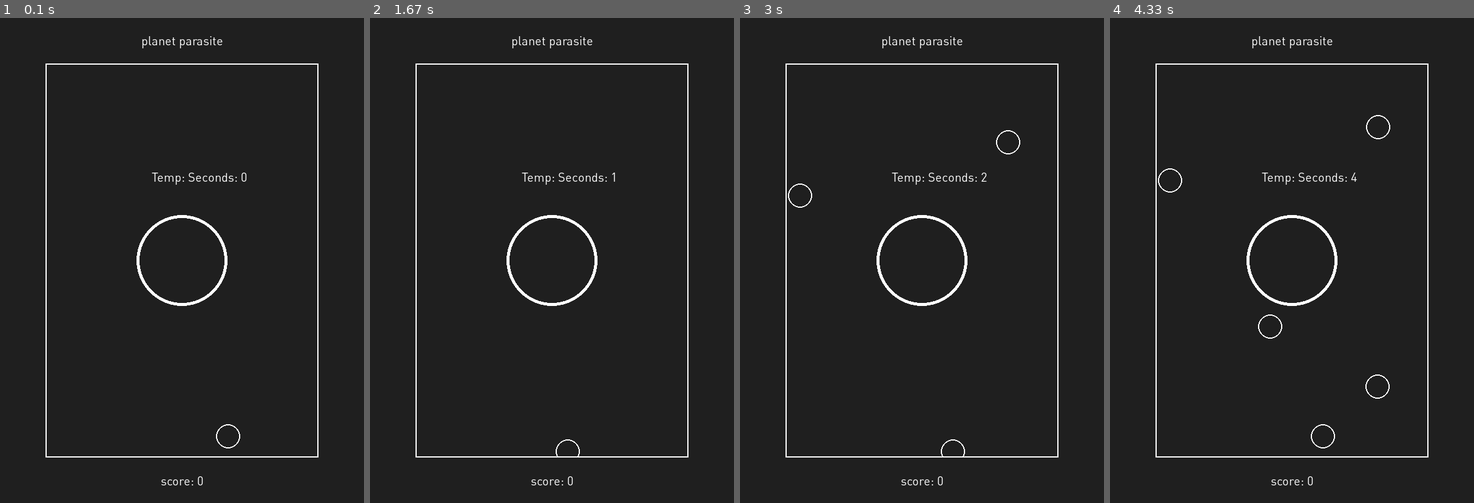
Above: before the commit, frames 1-4 (left to right).
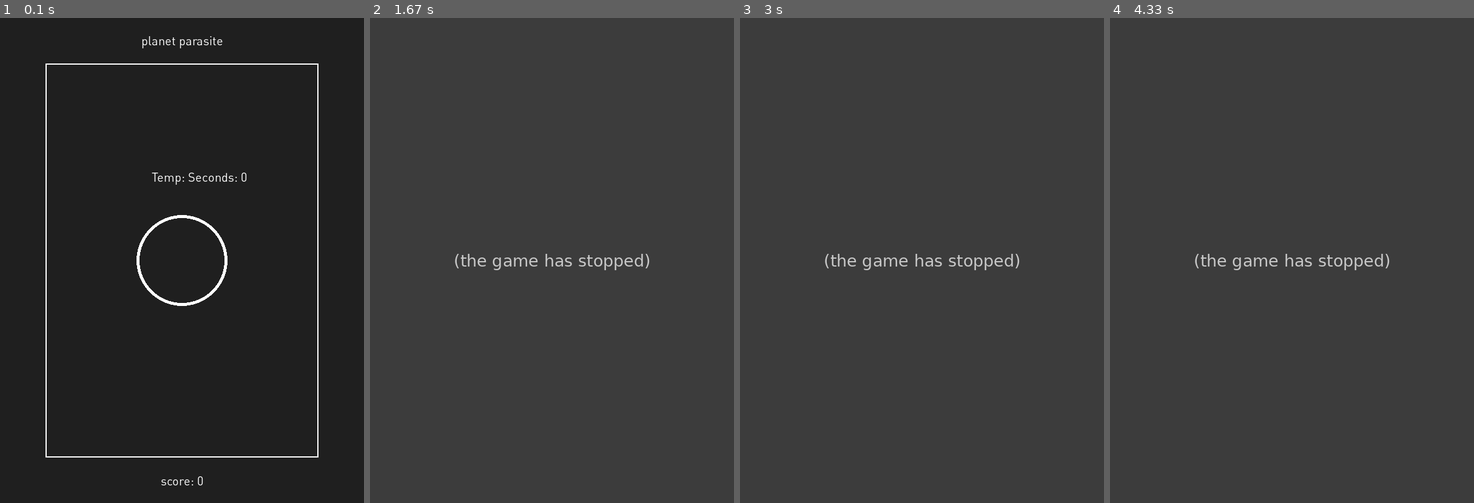
Above: after the commit, the same moments.

Repository: selenazhen/planetParasite
Game: pygame game, started from Game.py
The game is run twice, just before and just after one commit, with the same random seed, the same clock (stepped at 60 frames per second) and the same inputs.
Inputs:
- Up to frame 1 (0.1 s): no input
- Up to frame 2 (1.67 s): hold Left 0.33-0.87 s; hold Down 0.9-1.2 s; hold Left 1.23-1.63 s
- Up to frame 3 (3 s): hold Up 1.67-2.03 s; hold Right 2.07-2.7 s; hold Down from 2.73 s (still down)
- Up to frame 4 (4.33 s): release Down at 3.1 s; hold Left 3.13-3.6 s; hold Right 3.63-4.1 s; hold Up from 4.13 s (still down)

The runs differ from the first frame. In frame 1, less than 0.1% of the frame differs, in the area x 59-66%, y 83-89%; in frame 2, 100%, in the area x 0-100%, y 0-100%; in frame 3, 100%; in frame 4, 100%.
Error after the commit: NameError: name 'planet' is not defined (pygamegame.py line 88); the game stopped at 0.33 s (later frames are placeholders)

Commit message:
trying to fix planets

Diff:
--- a/Game.py
+++ b/Game.py
@@ -1,6 +1,6 @@
 import pygame
 from pygamegame import PygameGame
-from Planet import Planet, planetCoords
+from Planet import Planet, planetCoordsX, planetCoordsY
 import random
 
 
@@ -16,9 +16,10 @@
 class Game(PygameGame):
     def init(self):
         pass
+
     def __init__(self, w,h):
         super().__init__()
-        self.planetList = [ ]
+        self.planetList = pygame.sprite.Group()
 
     def keyPressed(self, code, mod):
         pass
@@ -26,12 +27,10 @@
     def timerFired(self, dt):
         pass
 
+    # def run(self):
+    #     super().__init__()
+
     def redrawAll(self, screen):
-
-        if self.frameCount % 50 == 0:
-            planet = planetCoords()
-            self.planetList.append(planet)
-
         w,h,m = self.width,self.height,self.margin
         basicfont = pygame.font.Font("DINPro.otf", 20)
         textScore = basicfont.render('score: %d' % (self.score), True, WHITE)
@@ -44,9 +43,17 @@
         pygame.draw.circle(screen, WHITE,(self.parasiteX,self.parasiteY),
                             m, 5) #testing circle
 
-        for planet in self.planetList:
-            pygame.draw.circle(screen, WHITE,(planet[0],planet[1]),
-                            w//30, 2) #making planets
+        pCoordsX = planetCoordsX()
+        pCoordsY = planetCoordsY()
+        planet = Planet(pCoordsX, pCoordsY)
+
+        if self.frameCount % 50 == 0:
+            self.planetList.add(planet)
+            print ('updating')
+            print (self.planetList)
+
+        self.planetList.update()
+        self.planetList.draw(screen)
 
         pygame.draw.rect(screen, CHARCOAL,(0, 0, w, m)) #border top rect
         pygame.draw.rect(screen, CHARCOAL,(0, 0, m, h)) #border bottom rect
--- a/Planet.py
+++ b/Planet.py
@@ -15,29 +15,42 @@
 WHITE = (255,255,255)
 BLACK = (0,0,0)
 
-
-
 class Planet(pygame.sprite.Sprite):
-    # def init():
-        # image = None
-    def __init__(self, x, y):
+    def __init__(self,x,y):
+        # Call the parent class (Sprite) constructor
         super().__init__()
         self.x = x
         self.y = y
-        # self.image = image
-        image = pygame.Surface((planetSize, planetSize), pygame.SRCALPHA)
-        pygame.draw.circle(image, WHITE,(self.x,self.y),
+        self.image = pygame.Surface((planetSize, planetSize), pygame.SRCALPHA)
+        self.rect = self.image.get_rect() #Fetch the rectangle object that
+                                            #has the dimensions of the image.
+
+    def moveLeft(self):
+        self.x -= 10
+        print (self.x,self.y)
+
+    def moveRight(self):
+        self.x += 10
+        print (self.x,self.y)
+
+    def moveUp(self):
+        self.y -= 10
+        print (self.x,self.y)
+
+    def moveDown(self):
+        self.y += 10
+        print (self.x,self.y)
+
+    def draw(self,screen,pCoordsX,pCoordsY): #call draw to show circles
+        pygame.draw.circle(screen, WHITE,(pCoordsX,pCoordsY),
                             planetSize, 5) #testing circle
 
-def planetCoords(): #make a random planet and random size
-    # planet = Planet(0,0) #assigning class
-    # planet = (x,y)
 
-    # planet.x = random.randrange(planetSize, screenWidth - planetSize)
-    # planet.y = random.randrange(planetSize, screenHeight - planetSize)
+def planetCoordsX(): #make a random planet and random size
 
     x = random.randrange(planetSize, screenWidth - planetSize)
+    return x
+
+def planetCoordsY():
     y = random.randrange(planetSize, screenHeight - planetSize)
-
-    # print ((x,y))
-    return ([x,y])
+    return y
--- a/pygamegame.py
+++ b/pygamegame.py
@@ -5,6 +5,7 @@
 import pygame
 import sys
 from pygame.locals import *
+# from Planet import Planet, planetCoords
 
 CHARCOAL = (31,31,31)
 WHITE = (255,255,255)
@@ -55,9 +56,13 @@
         self.frameCount = 0
         self.frameRate = 60
         self.startTime = 90
+        self.planetList = pygame.sprite.Group()
         pygame.init()
 
     def run(self):
+
+
+
 
         clock = pygame.time.Clock()
         w,h,m = self.width,self.height,self.margin
@@ -78,23 +83,38 @@
         while playing:
             for event in pygame.event.get():
                 if (event.type == pygame.KEYDOWN) and (event.key == K_LEFT):
-                    for planet in self.planetList:
-                        planet[0] -= self.speed
+                    # for planet in self.planetList:
+                    #     planet[0] -= self.speed
+                    planet.moveLeft()
                 elif (event.type == pygame.KEYDOWN) and (event.key == K_RIGHT):
-                    for planet in self.planetList:
-                        planet[0] += self.speed
+                    # for planet in self.planetList:
+                    #     planet[0] += self.speed
+                    planet.moveRight()
                 elif (event.type == pygame.KEYDOWN) and (event.key == K_UP):
-                    for planet in self.planetList:
-                        planet[1] -= self.speed
+                    # for planet in self.planetList:
+                    #     planet[1] -= self.speed
+                    planet.moveUp()
                 elif (event.type == pygame.KEYDOWN) and (event.key == K_DOWN):
-                    for planet in self.planetList:
-                        planet[1] += self.speed
-                elif (event.type == pygame.KEYDOWN) and (event.key == K_ESCAPE):
+                    # for planet in self.planetList:
+                    #     planet[1] += self.speed
+                    planet.moveDown()
+                if (event.type == pygame.KEYDOWN) and (event.key == K_ESCAPE):
                     playing = False
                 elif event.type == pygame.QUIT:
                     playing = False
+
+
+
             screen.fill(CHARCOAL)
+
             self.redrawAll(screen)
+
+            # # planetList.update()
+            # planet = Planet(100,100)
+            #
+            # self.planetList.add(planet)
+            # # self.planetList.update()
+            # planet.draw(screen)
 
             basicfont = pygame.font.Font("DINPro.otf", 20)
 
Not shown, changed: README.md
